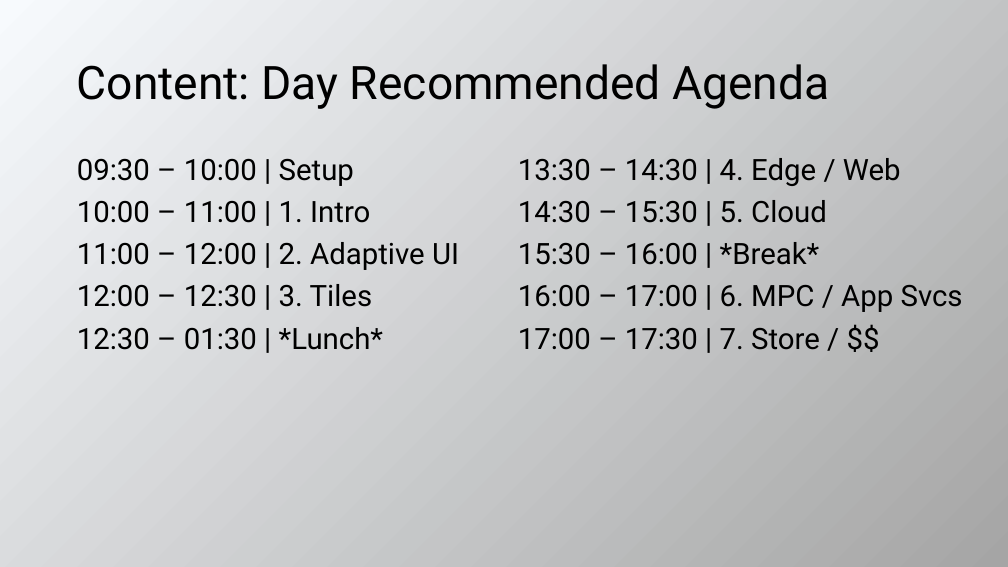
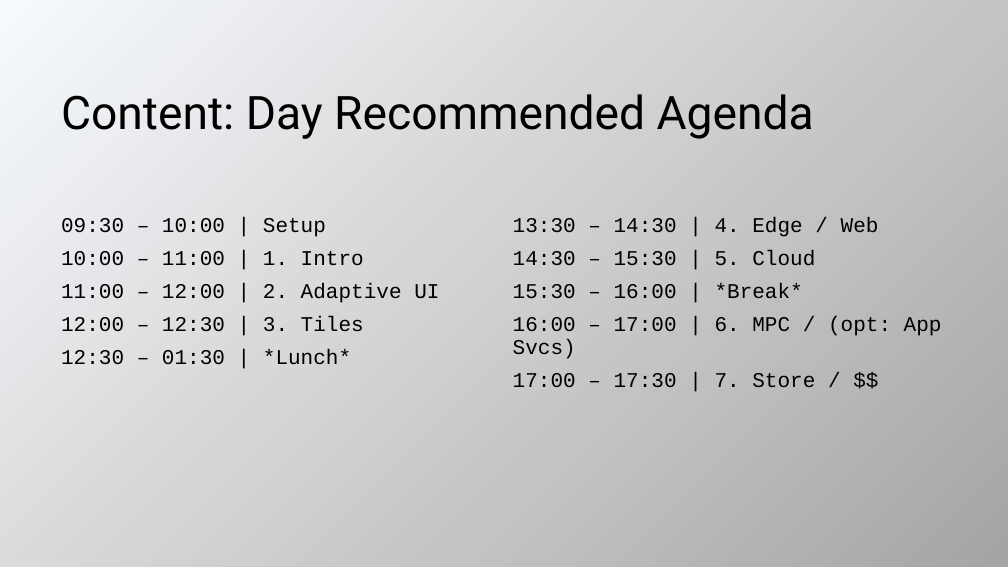
Before and after one commit to evangelism/WinDevWorkshop, a slide deck: slide 8 of 10.08.15.Train the Trainer.pptx (slide 6 before the commit). Drawn at 1008x567 pixels with LibreOffice and Linux fonts; fonts in the diff are those of the drawing. Boxes give left, top, right and bottom in pixels: in the first picture for what was removed or moved away, otherwise in the second. Text is boxed around its words. In the diff, an @@ line names an element or a change of style, - is before the commit and + after.

```diff
--- a/10.08.15.Train the Trainer.pptx
+++ b/10.08.15.Train the Trainer.pptx
@@ title "Content: Day Recommended Agenda": place and size @@
-title "Content: Day Recommended Agenda" at box(77, 64, 829, 109)
+title "Content: Day Recommended Agenda" at box(61, 94, 814, 139)
@@ text "09:30 – 10:00 | Setup": place and size @@
-text "09:30 – 10:00 | Setup" at box(77, 158, 459, 350)
+text "09:30 – 10:00 | Setup" at box(61, 218, 439, 365)
@@ text "09:30 – 10:00 | Setup" at box(61, 218, 439, 365): size 28 to 20 pt, font Roboto to Courier New @@
@@ text "13:30 – 14:30 | 4. ...": place and size @@
-text "13:30 – 14:30 | 4. ..." at box(518, 158, 963, 350)
+text "13:30 – 14:30 | 4. ..." at box(513, 217, 942, 387)
@@ text at box(513, 217, 879, 387): size 28 to 20 pt, font Roboto to Courier New in "13:30 – 14:30 | 4. Edge / ...", "14:30 – 15:30 | 5. Cloud", "15:30 – 16:00 | *Break*", "17:00 – 17:30 | 7. Store / ..." @@
@@ text at box(513, 316, 942, 359): text changed; size 28 to 20 pt; font Roboto to Courier New @@
-16:00 – 17:00 | 6. MPC / App Svcs
+16:00 – 17:00 | 6. MPC / (opt: App Svcs)
```
Also in this commit, not shown: 5 other slides changed, 11 slides added, 8 slides removed, 1 other file.
